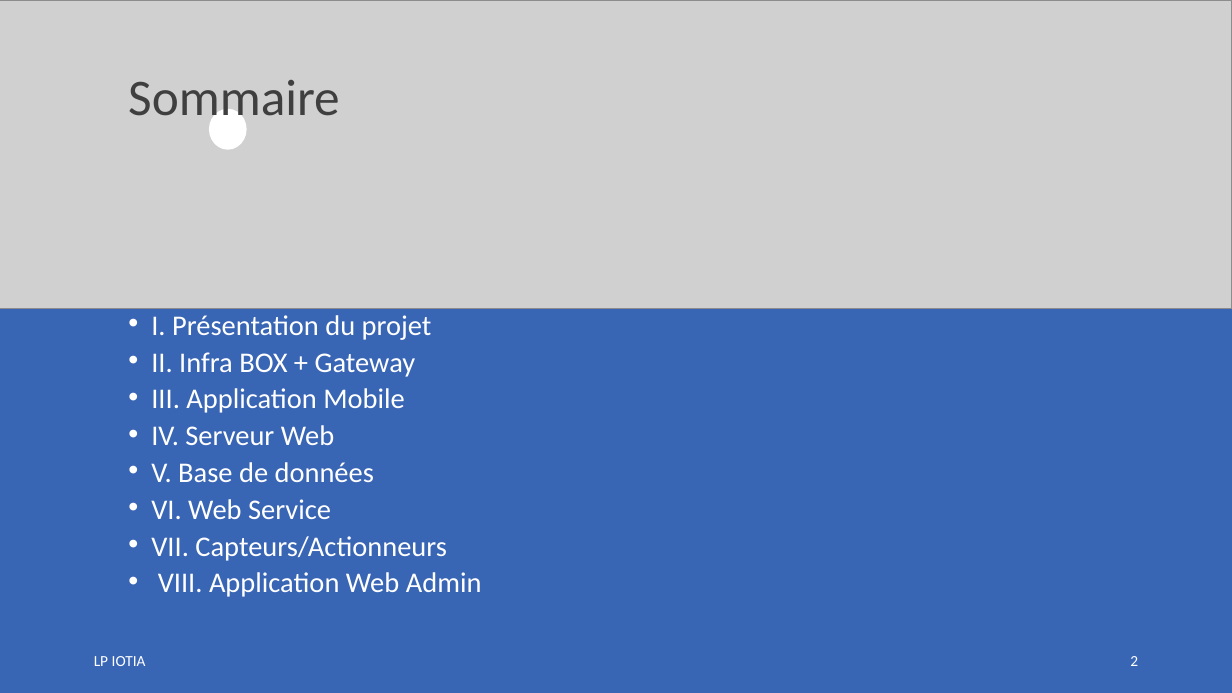
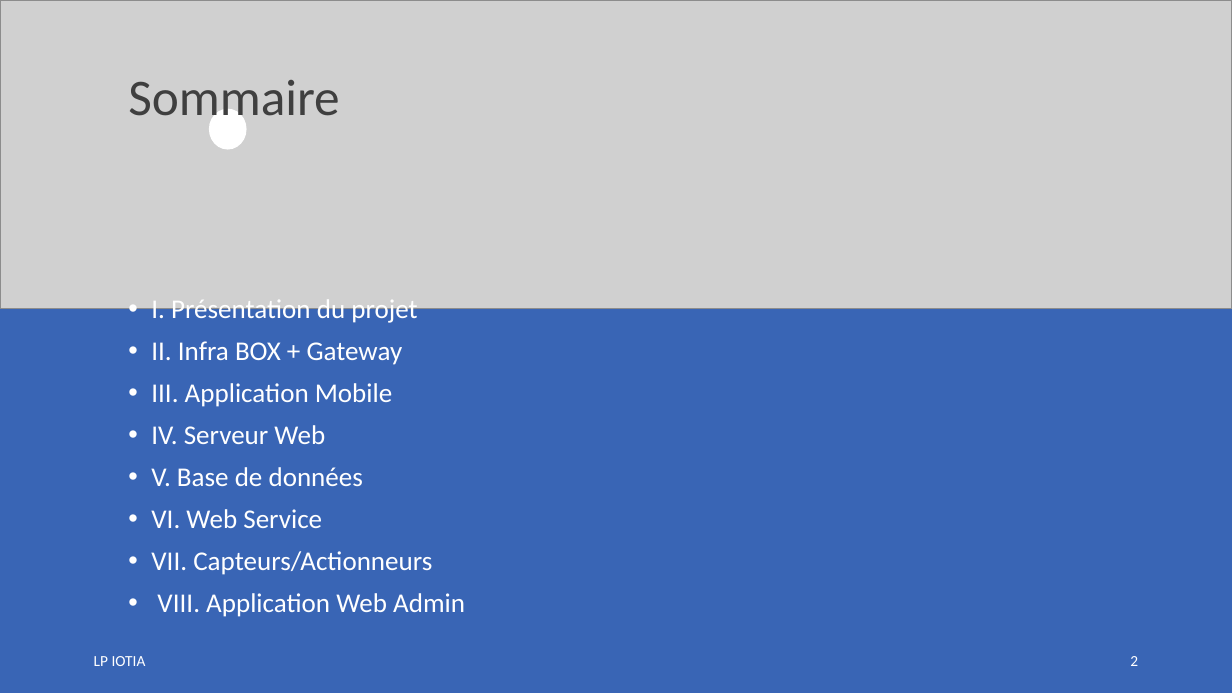
Before and after one commit to LENSAlex/ProjetIotia, a slide deck: slide 2 of Diapo_commun/PresentationCommune.pptx. Drawn at 1232x693 pixels with LibreOffice and Linux fonts; fonts in the diff are those of the drawing; grey boxes stand for pictures. Boxes give left, top, right and bottom in pixels: in the first picture for what was removed or moved away, otherwise in the second. Text is boxed around its words. In the diff, an @@ line names an element or a change of style, - is before the commit and + after.

```diff
--- a/Diapo_commun/PresentationCommune.pptx
+++ b/Diapo_commun/PresentationCommune.pptx
@@ text "I. Présentation du projet" at (151,296,465,617): size 22.2 to 21.1 pt; line spacing 0.7 to 0.9 @@
```
Also in this commit, not shown: 9 other slides changed, 1 slide added.
